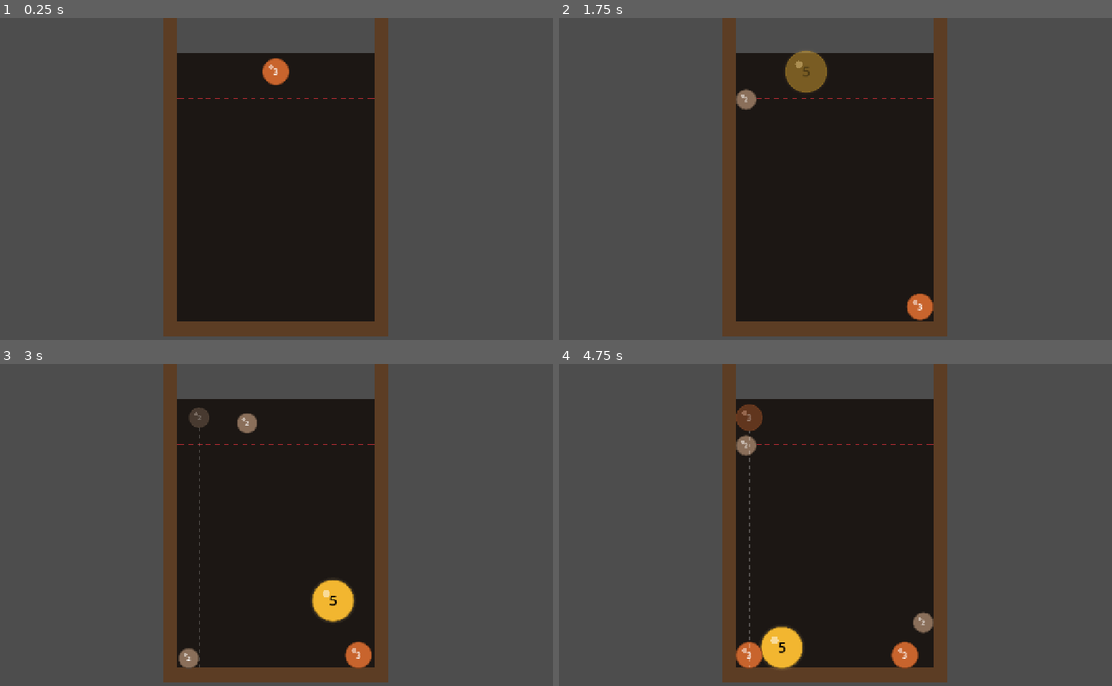
Above: before the commit, frames 1-4 (two rows, left to right).
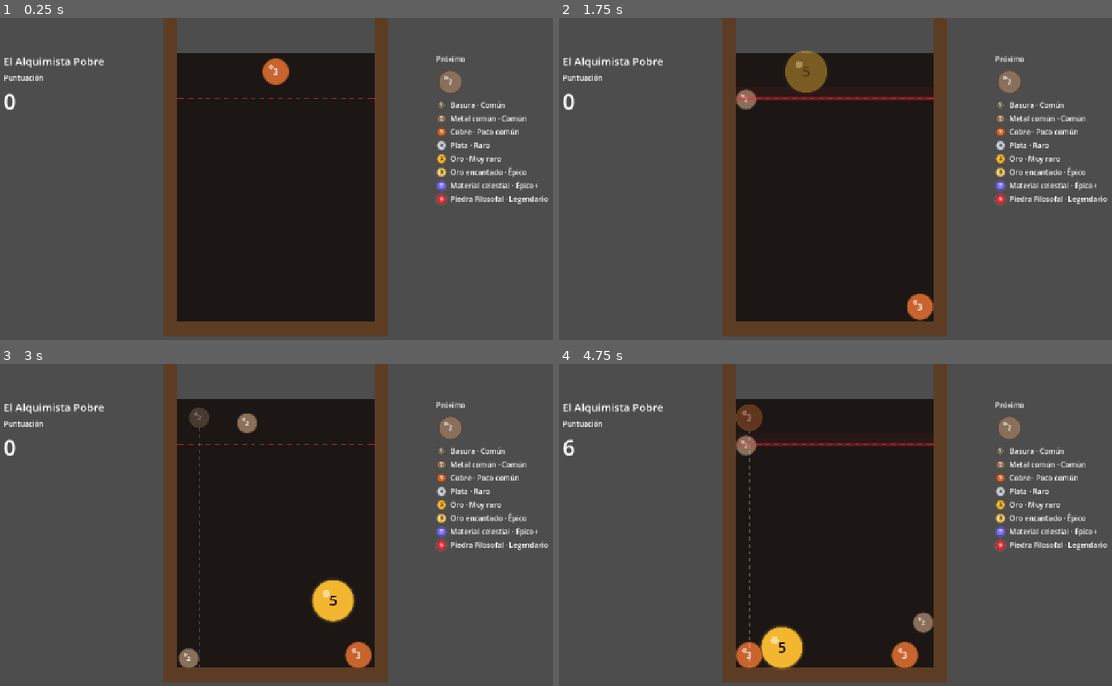
Above: after the commit, the same moments.

Repository: Francisco-Beltran-Millalen/suika-poor-alchemist
Game: Godot game, scene res://game/main.tscn
Same seed, same stepped clock (60 frames per second), same inputs: the game is played once before the commit and once after it.
Inputs (mouse positions are in pixels of both pictures, inside the frame that each line leads up to):
- Up to frame 1 (0.25 s): no input
- Up to frame 2 (1.75 s): tap Enter at 0.5 s; move the mouse to (962, 162) at 0.52 s; hold Space (drop) 0.53-1.25 s; click (962, 162) at 0.67 s; drag from (719, 195) to (807, 243) at 1.27 s
- Up to frame 3 (3 s): move the mouse to (331, 454) at 2.02 s; hold Space (drop) 2.03-2.75 s; tap D (aim_right) at 2.1 s; click (331, 454) at 2.17 s; drag from (248, 589) to (105, 476) at 2.77 s
- Up to frame 4 (4.75 s): move the mouse to (1006, 573) at 3.52 s; hold Shift 3.53-4.25 s; click (1006, 573) at 3.67 s; tap Space (drop) at 3.8 s; tap R (restart) at 4.15 s; drag from (664, 476) to (747, 444) at 4.27 s

The runs differ from the first frame. In frame 1, 2.1% of the frame differs, in the area x 0-100%, y 11-59%; in frame 2, 2.5%; in frame 3, 2.1%; in frame 4, 2.5%.

Commit message:
feat(ui): HUD, leyenda de rareza, pantallas de fin, efectos y reinicio
Co-Authored-By: Claude Sonnet 5.5 <noreply@anthropic.com>

Diff:
--- a/game/main.gd
+++ b/game/main.gd
@@ -14,12 +14,14 @@
 @onready var _world: Node2D = $World
 @onready var _board: Board = $World/Board
 @onready var _preview: DropPreview = $World/DropPreview
+@onready var _effects: EffectsLayer = $World/EffectsLayer
 @onready var _spawner: PieceSpawner = $Systems/PieceSpawner
 @onready var _drop_system: DropSystem = $Systems/DropSystem
 @onready var _merge_system: MergeSystem = $Systems/MergeSystem
 @onready var _danger_system: DangerSystem = $Systems/DangerSystem
 @onready var _progress_system: ProgressSystem = $Systems/ProgressSystem
 @onready var _drop_controller: DropController = $DropController
+@onready var _ui: GameUI = $GameUI
 
 
 func _ready() -> void:
@@ -61,6 +63,10 @@
 	return _danger_system
 
 
+func get_ui() -> GameUI:
+	return _ui
+
+
 func _compose() -> void:
 	_state = GameState.new()
 	_generator = PieceGenerator.new(config.piece_catalog, config.spawn_strategy, config.rng_seed)
@@ -73,14 +79,18 @@
 	_danger_system.setup(_state, _board.danger_zone, config)
 	_progress_system.setup(_state, config, _merge_system)
 	_preview.setup(_state, _drop_system, config)
+	_effects.setup(_state, _merge_system, _danger_system, config)
+	_ui.setup(_state, config.piece_catalog)
 	_drop_controller.aim_requested.connect(_drop_system.request_aim_global)
 	_drop_controller.aim_step_requested.connect(_drop_system.request_aim_step)
 	_drop_controller.drop_requested.connect(_drop_system.request_drop)
 	_spawner.piece_spawned.connect(_merge_system.register_piece)
 	_state.status_changed.connect(_on_state_status_changed)
+	_ui.restart_requested.connect(_on_restart_requested)
+	_drop_controller.restart_requested.connect(_on_restart_requested)
 
 
-# Orden de `02` §8.5; se completa en las fases siguientes.
+# Orden de `02` §8.5. El primer arranque usa la misma función.
 func _start_new_game() -> void:
 	_merge_system.reset()
 	_danger_system.reset()
@@ -101,3 +111,9 @@
 # La regla de "terminada" vive en `GameState`; aquí solo se congela el tablero.
 func _on_state_status_changed(_status: GameState.Status) -> void:
 	_board.set_frozen(_state.is_finished())
+
+
+# Solo se reinicia una partida terminada (la consulta vive en `GameState`).
+func _on_restart_requested() -> void:
+	if _state.is_finished():
+		_start_new_game()
--- a/game/main.tscn
+++ b/game/main.tscn
@@ -9,6 +9,8 @@
 [ext_resource type="Script" path="res://systems/merge_system.gd" id="7_merge"]
 [ext_resource type="Script" path="res://systems/progress_system.gd" id="8_progress"]
 [ext_resource type="Script" path="res://systems/danger_system.gd" id="9_danger"]
+[ext_resource type="Script" path="res://ui/effects_layer.gd" id="10_effects"]
+[ext_resource type="PackedScene" path="res://ui/game_ui.tscn" id="11_ui"]
 
 [node name="Main" type="Node"]
 script = ExtResource("1_main")
@@ -19,6 +21,9 @@
 
 [node name="DropPreview" type="Node2D" parent="World"]
 script = ExtResource("3_preview")
+
+[node name="EffectsLayer" type="Node2D" parent="World"]
+script = ExtResource("10_effects")
 
 [node name="Systems" type="Node" parent="."]
 
@@ -39,3 +44,5 @@
 
 [node name="DropController" type="Node" parent="."]
 script = ExtResource("6_controller")
+
+[node name="GameUI" parent="." instance=ExtResource("11_ui")]
--- /dev/null
+++ b/tests/integration/test_session_integration.gd
@@ -0,0 +1,70 @@
+extends GutTest
+
+const FixedSpawnStrategy := preload("res://tests/helpers/fixed_spawn_strategy.gd")
+
+var _main: Main
+var _config: GameConfig
+
+
+func before_each() -> void:
+	_config = (load("res://game/game_config.tres") as GameConfig).duplicate() as GameConfig
+	var fixed := FixedSpawnStrategy.new()
+	fixed.level = 1
+	_config.spawn_strategy = fixed
+	_config.rng_seed = 1234
+	_main = (load("res://game/main.tscn") as PackedScene).instantiate() as Main
+	_main.config = _config
+	add_child_autofree(_main)
+
+
+func _spawn(level: int, pos: Vector2) -> Piece:
+	return _main.get_spawner().spawn(_config.piece_catalog.get_by_level(level), pos, Piece.State.ACTIVE)
+
+
+func test_merging_two_max_level_pieces_wins() -> void:
+	var top: int = _config.piece_catalog.get_max_level()
+	_spawn(top, Vector2(140.0, 518.0))
+	_spawn(top, Vector2(300.0, 518.0))
+	var state: GameState = _main.get_state()
+	assert_true(await wait_until(func() -> bool: return state.get_status() == GameState.Status.VICTORY, 3.0),
+			"se llega a VICTORY")
+	assert_eq(state.get_score(), _config.victory_bonus)
+	assert_eq(_main.get_board().pieces_root.process_mode, Node.PROCESS_MODE_DISABLED)
+	assert_eq(_main.get_board().get_pieces().size(), 0, "las dos Piedras se eliminan")
+
+
+func test_restart_after_game_over_resets_everything() -> void:
+	_spawn(1, Vector2(100.0, 500.0))
+	_spawn(3, Vector2(300.0, 500.0))
+	_main.get_state().add_score(5)
+	_main.get_state().set_game_over()
+	_main.get_ui().restart_requested.emit()
+	var state: GameState = _main.get_state()
+	assert_eq(_main.get_board().get_pieces().size(), 0)
+	assert_eq(state.get_score(), 0)
+	assert_eq(state.get_status(), GameState.Status.PLAYING)
+	assert_eq(_main.get_merge_system().get_pending_count(), 0)
+	assert_eq(_main.get_board().pieces_root.process_mode, Node.PROCESS_MODE_INHERIT)
+	assert_not_null(state.get_current_piece())
+	assert_not_null(state.get_next_piece())
+
+
+func test_restart_with_pending_merge_leaves_no_ghost_pieces() -> void:
+	var a: Piece = _spawn(1, Vector2(100.0, 500.0))
+	var b: Piece = _spawn(1, Vector2(116.0, 500.0))
+	_main.get_merge_system().handle_contact(a, b)
+	assert_eq(_main.get_merge_system().get_pending_count(), 1)
+	_main.get_state().set_game_over()
+	_main.get_ui().restart_requested.emit()
+	assert_eq(_main.get_merge_system().get_pending_count(), 0)
+	await wait_physics_frames(10)
+	assert_eq(_main.get_board().get_pieces().size(), 0, "ninguna pieza fantasma")
+
+
+func test_controller_restart_is_ignored_while_playing() -> void:
+	_spawn(1, Vector2(100.0, 500.0))
+	_main.get_state().add_score(5)
+	_main.get_drop_controller().restart_requested.emit()
+	assert_eq(_main.get_board().get_pieces().size(), 1)
+	assert_eq(_main.get_state().get_score(), 5)
+	assert_true(_main.get_state().is_playing())
--- /dev/null
+++ b/tests/unit/test_game_ui.gd
@@ -0,0 +1,88 @@
+extends GutTest
+
+const DataFactory := preload("res://tests/helpers/data_factory.gd")
+
+var _catalog: PieceCatalog
+var _state: GameState
+var _ui: GameUI
+
+
+func before_each() -> void:
+	_catalog = DataFactory.make_catalog()
+	_state = GameState.new()
+	_ui = (load("res://ui/game_ui.tscn") as PackedScene).instantiate() as GameUI
+	add_child_autofree(_ui)
+	_ui.setup(_state, _catalog)
+	_state.reset()
+	_state.start()
+
+
+func _node(path: String) -> Node:
+	return _ui.get_node(path)
+
+
+func test_score_label_follows_state() -> void:
+	_state.add_score(12)
+	assert_eq((_node("Root/LeftPanel/ScoreValue") as Label).text, "12")
+
+
+func test_next_piece_icon_follows_state() -> void:
+	_state.set_queue(_catalog.get_by_level(1), _catalog.get_by_level(4))
+	var icon: PieceIcon = _node("Root/RightPanel/NextPiece") as PieceIcon
+	assert_same(icon.get("_data"), _catalog.get_by_level(4))
+
+
+func test_legend_has_all_entries_in_order() -> void:
+	var legend: VBoxContainer = _node("Root/RightPanel/Legend") as VBoxContainer
+	assert_eq(legend.get_child_count(), _catalog.size())
+	for i: int in _catalog.size():
+		var label: Label = legend.get_child(i).get_child(1) as Label
+		assert_true(label.text.begins_with(_catalog.get_by_level(i + 1).display_name))
+		assert_eq((legend.get_child(i).get_child(0) as Control).custom_minimum_size, Vector2(24, 24))
+
+
+func test_game_over_shows_view_with_final_score() -> void:
+	_state.add_score(7)
+	_state.set_game_over()
+	var view: Control = _node("Root/GameOverView") as Control
+	assert_true(view.visible)
+	assert_false((_node("Root/VictoryView") as Control).visible)
+	assert_eq((_node("Root/GameOverView/VBox/FinalScore") as Label).text, "Puntuación final: 7")
+
+
+func test_restart_buttons_emit_restart_requested() -> void:
+	watch_signals(_ui)
+	(_node("Root/GameOverView/VBox/RestartButton") as Button).pressed.emit()
+	(_node("Root/VictoryView/VBox/RestartButton") as Button).pressed.emit()
+	assert_signal_emit_count(_ui, "restart_requested", 2)
+
+
+func test_victory_view_appears_after_delay() -> void:
+	_ui.victory_view_delay = 0.05
+	_state.set_victory()
+	var view: Control = _node("Root/VictoryView") as Control
+	assert_false(view.visible, "todavía dentro del retardo")
+	assert_true(await wait_until(func() -> bool: return view.visible, 2.0), "aparece tras el retardo")
+
+
+func test_restart_before_victory_delay_never_shows_view() -> void:
+	_ui.victory_view_delay = 0.1
+	_state.set_victory()
+	_state.reset()
+	_state.start()
+	await wait_seconds(0.3)
+	assert_false((_node("Root/VictoryView") as Control).visible)
+	assert_false((_node("Root/GameOverView") as Control).visible)
+
+
+func test_reset_with_null_queue_does_not_error() -> void:
+	_state.set_queue(_catalog.get_by_level(1), _catalog.get_by_level(2))
+	_state.reset()
+	assert_null((_node("Root/RightPanel/NextPiece") as PieceIcon).get("_data"))
+	assert_eq((_node("Root/LeftPanel/ScoreValue") as Label).text, "0")
+
+
+func test_non_interactive_containers_ignore_mouse() -> void:
+	for path: String in ["Root", "Root/LeftPanel", "Root/RightPanel", "Root/RightPanel/Legend",
+			"Root/RightPanel/NextPiece", "Root/GameOverView", "Root/VictoryView"]:
+		assert_eq((_node(path) as Control).mouse_filter, Control.MOUSE_FILTER_IGNORE, path)
--- /dev/null
+++ b/ui/effects_layer.gd
@@ -0,0 +1,153 @@
+class_name EffectsLayer
+extends Node2D
+## Efectos visuales: anillo de fusión, advertencia de peligro y victoria.
+##
+## Solo observa señales; no contiene reglas. Coordenadas de tablero.
+
+const MERGE_RING_DURATION: float = 0.25
+const VICTORY_DURATION: float = 1.5
+const FLASH_DURATION: float = 0.35
+const DANGER_PULSE_SPEED: float = 12.0
+const _DANGER_COLOR := Color(0.95, 0.15, 0.2)
+const _GOLD := Color(1.0, 0.83, 0.42)
+const _RED := Color(0.91, 0.2, 0.24)
+const _FLASH_RECT := Rect2(-2000.0, -2000.0, 6000.0, 5000.0)
+
+var _config: GameConfig
+var _rings: Array[Ring] = []
+var _danger_ratio: float = 0.0
+var _time: float = 0.0
+var _flash_left: float = 0.0
+var _was_active: bool = false
+
+
+func _process(delta: float) -> void:
+	_time += delta
+	for ring: Ring in _rings:
+		ring.age += delta
+	_rings = _rings.filter(func(ring: Ring) -> bool: return ring.age < ring.duration)
+	_flash_left = maxf(_flash_left - delta, 0.0)
+	var active: bool = _is_active()
+	if active or _was_active:
+		queue_redraw()
+	_was_active = active
+
+
+func _draw() -> void:
+	if _config == null:
+		return
+	if _danger_ratio > 0.0:
+		_draw_danger()
+	for ring: Ring in _rings:
+		if ring.age >= 0.0:
+			_draw_ring(ring)
+	if _flash_left > 0.0:
+		draw_rect(_FLASH_RECT, Color(1.0, 1.0, 0.85, 0.6 * _flash_left / FLASH_DURATION))
+
+
+func setup(state: GameState, merge_system: MergeSystem, danger_system: DangerSystem,
+		config: GameConfig) -> void:
+	_config = config
+	state.status_changed.connect(_on_state_status_changed)
+	merge_system.pieces_merged.connect(_on_merge_system_pieces_merged)
+	merge_system.max_level_merged.connect(_on_merge_system_max_level_merged)
+	danger_system.danger_changed.connect(_on_danger_system_danger_changed)
+
+
+func _is_active() -> bool:
+	return _danger_ratio > 0.0 or not _rings.is_empty() or _flash_left > 0.0
+
+
+func _draw_danger() -> void:
+	var pulse: float = 0.5 + 0.5 * sin(_time * DANGER_PULSE_SPEED)
+	var alpha: float = _danger_ratio * pulse
+	var line_y: float = _config.danger_line_y
+	var band := Color(_DANGER_COLOR, alpha * 0.18)
+	draw_rect(Rect2(0.0, line_y - 28.0, _config.container_width, 28.0), band)
+	draw_rect(Rect2(0.0, line_y - 3.0, _config.container_width, 6.0), Color(_DANGER_COLOR, alpha))
+
+
+func _draw_ring(ring: Ring) -> void:
+	var t: float = ring.age / ring.duration
+	var radius: float = lerpf(ring.start_radius, ring.end_radius, 1.0 - pow(1.0 - t, 2.0))
+	var color := Color(ring.color, 1.0 - t)
+	draw_arc(ring.position, radius, 0.0, TAU, 48, color, lerpf(5.0, 1.0, t), true)
+
+
+func _add_ring(position: Vector2, color: Color, start_radius: float, end_radius: float,
+		duration: float, delay: float = 0.0) -> void:
+	var ring := Ring.new()
+	ring.position = position
+	ring.color = color
+	ring.start_radius = start_radius
+	ring.end_radius = end_radius
+	ring.duration = duration
+	ring.age = -delay
+	_rings.append(ring)
+	queue_redraw()
+
+
+func _spawn_victory_particles(position: Vector2) -> void:
+	var particles := CPUParticles2D.new()
+	particles.position = position
+	particles.one_shot = true
+	particles.amount = 120
+	particles.lifetime = 1.2
+	particles.explosiveness = 1.0
+	particles.spread = 180.0
+	particles.initial_velocity_min = 150.0
+	particles.initial_velocity_max = 420.0
+	particles.gravity = Vector2(0.0, 260.0)
+	particles.scale_amount_min = 3.0
+	particles.scale_amount_max = 7.0
+	var ramp := Gradient.new()
+	ramp.offsets = PackedFloat32Array([0.0, 0.6, 1.0])
+	ramp.colors = PackedColorArray([_GOLD, _RED, Color(_RED, 0.0)])
+	particles.color_ramp = ramp
+	particles.finished.connect(particles.queue_free)
+	add_child(particles)
+	particles.emitting = true
+
+
+func _clear_effects() -> void:
+	_rings.clear()
+	_flash_left = 0.0
+	for child: Node in get_children():
+		remove_child(child)
+		child.queue_free()
+	queue_redraw()
+
+
+func _on_state_status_changed(status: GameState.Status) -> void:
+	# Una partida nueva no hereda efectos de la anterior.
+	if status == GameState.Status.READY or status == GameState.Status.PLAYING:
+		_clear_effects()
+
+
+func _on_merge_system_pieces_merged(_source: PieceData, result: PieceData, position: Vector2) -> void:
+	_add_ring(position, result.color.lightened(0.3), result.radius * 0.8, result.radius * 2.0,
+			MERGE_RING_DURATION)
+
+
+func _on_merge_system_max_level_merged(source: PieceData, position: Vector2) -> void:
+	var delays: Array[float] = [0.0, 0.2, 0.4]
+	var colors: Array[Color] = [_GOLD, Color.WHITE, _RED]
+	for i: int in delays.size():
+		_add_ring(position, colors[i], source.radius * 0.8, source.radius * 4.0,
+				VICTORY_DURATION - delays[i], delays[i])
+	_flash_left = FLASH_DURATION
+	_spawn_victory_particles(position)
+
+
+func _on_danger_system_danger_changed(ratio: float) -> void:
+	_danger_ratio = ratio
+	queue_redraw()
+
+
+class Ring extends RefCounted:
+	var position: Vector2
+	var color: Color
+	var start_radius: float
+	var end_radius: float
+	var duration: float
+	var age: float
--- /dev/null
+++ b/ui/game_ui.gd
@@ -0,0 +1,97 @@
+class_name GameUI
+extends CanvasLayer
+## HUD: puntuación, PRÓXIMO, leyenda de rareza y pantallas de fin de partida.
+##
+## Observa el estado; nunca lo modifica. El reinicio sale como intención.
+
+signal restart_requested
+
+## Segundos hasta mostrar la pantalla de victoria (deja ver la animación).
+@export var victory_view_delay: float = 1.5
+
+var _state: GameState
+
+@onready var _score_value: Label = $Root/LeftPanel/ScoreValue
+@onready var _next_piece: PieceIcon = $Root/RightPanel/NextPiece
+@onready var _legend: VBoxContainer = $Root/RightPanel/Legend
+@onready var _game_over_view: PanelContainer = $Root/GameOverView
+@onready var _game_over_score: Label = $Root/GameOverView/VBox/FinalScore
+@onready var _victory_view: PanelContainer = $Root/VictoryView
+@onready var _victory_score: Label = $Root/VictoryView/VBox/FinalScore
+@onready var _victory_timer: Timer = $VictoryTimer
+
+
+func _ready() -> void:
+	($Root/GameOverView/VBox/RestartButton as Button).pressed.connect(_on_restart_button_pressed)
+	($Root/VictoryView/VBox/RestartButton as Button).pressed.connect(_on_restart_button_pressed)
+	_victory_timer.timeout.connect(_on_victory_timer_timeout)
+
+
+func setup(state: GameState, catalog: PieceCatalog) -> void:
+	_state = state
+	_build_legend(catalog)
+	state.score_changed.connect(_on_state_score_changed)
+	state.next_piece_changed.connect(_on_state_next_piece_changed)
+	state.status_changed.connect(_on_state_status_changed)
+	_on_state_score_changed(state.get_score())
+	_on_state_next_piece_changed(state.get_next_piece())
+	_on_state_status_changed(state.get_status())
+
+
+func _build_legend(catalog: PieceCatalog) -> void:
+	for child: Node in _legend.get_children():
+		_legend.remove_child(child)
+		child.queue_free()
+	for data: PieceData in catalog.pieces:
+		var row := HBoxContainer.new()
+		row.mouse_filter = Control.MOUSE_FILTER_IGNORE
+		row.add_theme_constant_override("separation", 8)
+		var icon := PieceIcon.new()
+		icon.custom_minimum_size = Vector2(24.0, 24.0)
+		icon.mouse_filter = Control.MOUSE_FILTER_IGNORE
+		icon.set_piece(data)
+		var label := Label.new()
+		label.text = "%s · %s" % [data.display_name, data.rarity_label]
+		label.mouse_filter = Control.MOUSE_FILTER_IGNORE
+		row.add_child(icon)
+		row.add_child(label)
+		_legend.add_child(row)
+
+
+func _show_end_view(view: Control) -> void:
+	var text: String = "Puntuación final: %d" % _state.get_score()
+	_game_over_score.text = text
+	_victory_score.text = text
+	view.show()
+
+
+func _on_state_score_changed(score: int) -> void:
+	_score_value.text = str(score)
+
+
+func _on_state_next_piece_changed(data: PieceData) -> void:
+	_next_piece.set_piece(data)
+
+
+func _on_state_status_changed(status: GameState.Status) -> void:
+	# Cualquier cambio distinto de GAME_OVER/VICTORY oculta ambas vistas y cancela
+	# el retardo: una victoria reiniciada a tiempo no debe mostrarse sobre la nueva partida.
+	_victory_timer.stop()
+	_game_over_view.hide()
+	_victory_view.hide()
+	match status:
+		GameState.Status.GAME_OVER:
+			_show_end_view(_game_over_view)
+		GameState.Status.VICTORY:
+			if victory_view_delay > 0.0:
+				_victory_timer.start(victory_view_delay)
+			else:
+				_show_end_view(_victory_view)
+
+
+func _on_victory_timer_timeout() -> void:
+	_show_end_view(_victory_view)
+
+
+func _on_restart_button_pressed() -> void:
+	restart_requested.emit()
--- /dev/null
+++ b/ui/game_ui.tscn
@@ -0,0 +1,145 @@
+[gd_scene load_steps=3 format=3]
+
+[ext_resource type="Script" path="res://ui/game_ui.gd" id="1_ui"]
+[ext_resource type="Script" path="res://ui/piece_icon.gd" id="2_icon"]
+
+[node name="GameUI" type="CanvasLayer"]
+script = ExtResource("1_ui")
+
+[node name="Root" type="Control" parent="."]
+layout_mode = 3
+anchors_preset = 15
+anchor_right = 1.0
+anchor_bottom = 1.0
+grow_horizontal = 2
+grow_vertical = 2
+mouse_filter = 2
+
+[node name="LeftPanel" type="VBoxContainer" parent="Root"]
+layout_mode = 1
+offset_left = 32.0
+offset_top = 80.0
+offset_right = 340.0
+offset_bottom = 260.0
+mouse_filter = 2
+theme_override_constants/separation = 8
+
+[node name="Title" type="Label" parent="Root/LeftPanel"]
+layout_mode = 2
+theme_override_font_sizes/font_size = 24
+text = "El Alquimista Pobre"
+autowrap_mode = 2
+
+[node name="ScoreLabel" type="Label" parent="Root/LeftPanel"]
+layout_mode = 2
+text = "Puntuación"
+
+[node name="ScoreValue" type="Label" parent="Root/LeftPanel"]
+layout_mode = 2
+theme_override_font_sizes/font_size = 48
+text = "0"
+
+[node name="RightPanel" type="VBoxContainer" parent="Root"]
+layout_mode = 1
+anchors_preset = 1
+anchor_left = 1.0
+anchor_right = 1.0
+offset_left = -280.0
+offset_top = 80.0
+offset_right = -32.0
+offset_bottom = 560.0
+grow_horizontal = 0
+mouse_filter = 2
+theme_override_constants/separation = 8
+
+[node name="NextLabel" type="Label" parent="Root/RightPanel"]
+layout_mode = 2
+text = "Próximo"
+
+[node name="NextPiece" type="Control" parent="Root/RightPanel"]
+custom_minimum_size = Vector2(64, 64)
+layout_mode = 2
+size_flags_horizontal = 0
+mouse_filter = 2
+script = ExtResource("2_icon")
+
+[node name="Legend" type="VBoxContainer" parent="Root/RightPanel"]
+layout_mode = 2
+mouse_filter = 2
+theme_override_constants/separation = 6
+
+[node name="GameOverView" type="PanelContainer" parent="Root"]
+visible = false
+layout_mode = 1
+anchors_preset = 8
+anchor_left = 0.5
+anchor_top = 0.5
+anchor_right = 0.5
+anchor_bottom = 0.5
+grow_horizontal = 2
+grow_vertical = 2
+mouse_filter = 2
+
+[node name="VBox" type="VBoxContainer" parent="Root/GameOverView"]
+custom_minimum_size = Vector2(320, 0)
+layout_mode = 2
+mouse_filter = 2
+theme_override_constants/separation = 12
+
+[node name="Title" type="Label" parent="Root/GameOverView/VBox"]
+layout_mode = 2
+theme_override_font_sizes/font_size = 26
+text = "La transmutación ha fallado"
+horizontal_alignment = 1
+autowrap_mode = 2
+
+[node name="FinalScore" type="Label" parent="Root/GameOverView/VBox"]
+layout_mode = 2
+text = "Puntuación final: 0"
+horizontal_alignment = 1
+
+[node name="RestartButton" type="Button" parent="Root/GameOverView/VBox"]
+layout_mode = 2
+text = "Reiniciar (R)"
+
+[node name="VictoryView" type="PanelContainer" parent="Root"]
+visible = false
+layout_mode = 1
+anchors_preset = 8
+anchor_left = 0.5
+anchor_top = 0.5
+anchor_right = 0.5
+anchor_bottom = 0.5
+grow_horizontal = 2
+grow_vertical = 2
+mouse_filter = 2
+
+[node name="VBox" type="VBoxContainer" parent="Root/VictoryView"]
+custom_minimum_size = Vector2(320, 0)
+layout_mode = 2
+mouse_filter = 2
+theme_override_constants/separation = 12
+
+[node name="Title" type="Label" parent="Root/VictoryView/VBox"]
+layout_mode = 2
+theme_override_font_sizes/font_size = 30
+text = "¡Magnum Opus!"
+horizontal_alignment = 1
+
+[node name="Subtitle" type="Label" parent="Root/VictoryView/VBox"]
+layout_mode = 2
+text = "Has creado la Piedra Filosofal"
+horizontal_alignment = 1
+autowrap_mode = 2
+
+[node name="FinalScore" type="Label" parent="Root/VictoryView/VBox"]
+layout_mode = 2
+text = "Puntuación final: 0"
+horizontal_alignment = 1
+
+[node name="RestartButton" type="Button" parent="Root/VictoryView/VBox"]
+layout_mode = 2
+text = "Reiniciar (R)"
+
+[node name="VictoryTimer" type="Timer" parent="."]
+one_shot = true
--- /dev/null
+++ b/ui/piece_icon.gd
@@ -0,0 +1,23 @@
+class_name PieceIcon
+extends Control
+## Icono de un material, escalado al rectángulo del control.
+##
+## Dentro de un contenedor un `Control` sin tamaño mínimo mide 0×0: la escena
+## que lo usa debe fijar `custom_minimum_size`.
+
+const _FILL: float = 0.8
+
+var _data: PieceData
+
+
+func _draw() -> void:
+	if _data == null:
+		return
+	var radius: float = minf(size.x, size.y) / 2.0 * _FILL
+	PieceVisual.draw_piece(self, _data, size / 2.0, radius)
+
+
+## `null` deja el icono vacío.
+func set_piece(data: PieceData) -> void:
+	_data = data
+	queue_redraw()
Not shown: 1 places in game/main.tscn that only renumber resources
Not shown, added: tests/integration/test_session_integration.gd.uid
Not shown, added: tests/unit/test_game_ui.gd.uid
Not shown, added: ui/effects_layer.gd.uid
Not shown, added: ui/game_ui.gd.uid
Not shown, added: ui/piece_icon.gd.uid
